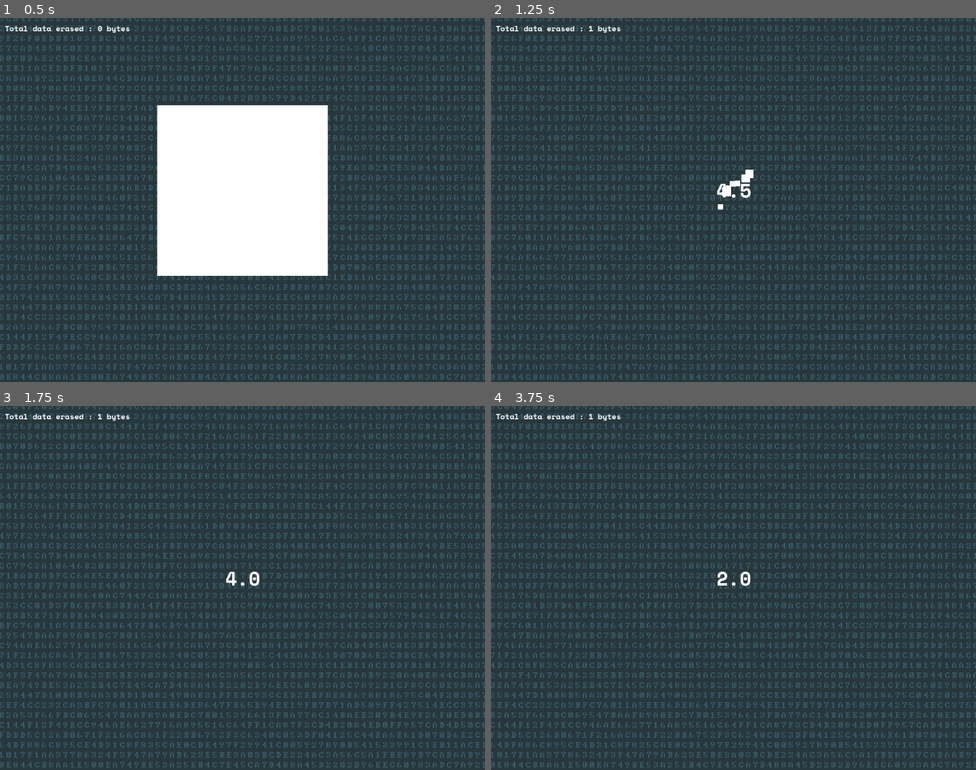
Above: before the commit, frames 1-4 (two rows, left to right).
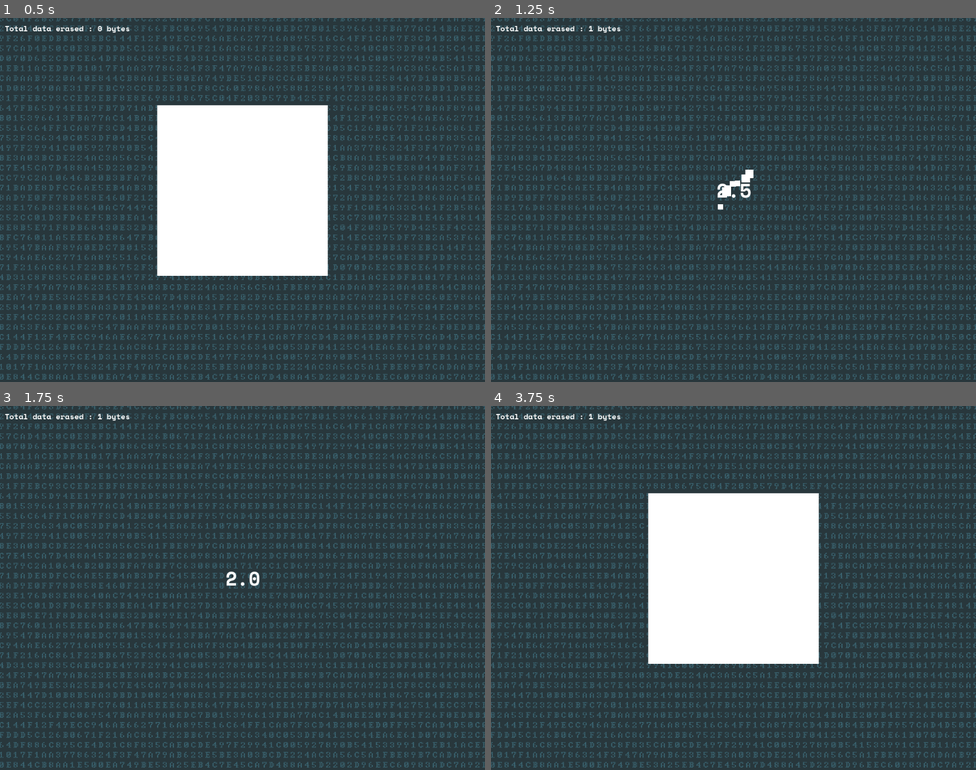
Above: after the commit, the same moments.

Repository: Silvester56/dataphobic
Game: Godot game, scene res://scenes/game.tscn
The game is run twice, just before and just after one commit, with the same random seed, the same clock (stepped at 60 frames per second) and the same inputs.
Inputs (mouse positions are in pixels of both pictures, inside the frame that each line leads up to):
- Up to frame 1 (0.5 s): no input
- Up to frame 2 (1.25 s): tap Enter at 0.5 s; move the mouse to (733, 189) at 0.52 s; click (733, 189) at 0.67 s
- Up to frame 3 (1.75 s): move the mouse to (145, 606) at 1.27 s; click (145, 606) at 1.42 s
- Up to frame 4 (3.75 s): move the mouse to (782, 507) at 2.02 s; click (782, 507) at 2.17 s; tap Space at 2.75 s; move the mouse to (709, 660) at 2.77 s; click (709, 660) at 2.92 s; move the mouse to (879, 642) at 3.52 s; click (879, 642) at 3.67 s

Frame 1 is identical in both runs. In frame 2, less than 0.1% of the frame differs, in the area x 46-49%, y 45-50%; in frame 3, less than 0.1%; in frame 4, 16%, in the area x 32-68%, y 23-71%.

Commit message:
Add swarm feature

Diff:
--- a/scenes/game.tscn
+++ b/scenes/game.tscn
@@ -64,6 +64,73 @@
 script = ExtResource("4_kh1r3")
 Upgrade = ExtResource("5_d5ues")
 
+[node name="Swarm" type="Control" parent="."]
+visible = false
+z_index = 1
+layout_mode = 3
+anchors_preset = 0
+offset_left = 717.0
+offset_top = 475.0
+offset_right = 757.0
+offset_bottom = 515.0
+
+[node name="AvailablePower" type="Label" parent="Swarm"]
+layout_mode = 0
+offset_right = 255.0
+offset_bottom = 24.0
+text = "Available swarm power : 10"
+label_settings = ExtResource("9_7lyuh")
+
+[node name="EraserbotSpeed" type="Label" parent="Swarm"]
+offset_left = 3.0
+offset_top = 45.0
+offset_right = 190.0
+offset_bottom = 69.0
+text = "Eraserbot speed : 0"
+label_settings = ExtResource("9_7lyuh")
+
+[node name="EraserBotDecrease" type="Button" parent="Swarm"]
+layout_mode = 0
+offset_left = 198.0
+offset_top = 43.0
+offset_right = 216.0
+offset_bottom = 74.0
+disabled = true
+text = "-"
+
+[node name="EraserBotIncrease" type="Button" parent="Swarm"]
+layout_mode = 0
+offset_left = 221.0
+offset_top = 43.0
+offset_right = 239.0
+offset_bottom = 74.0
+text = "+"
+
+[node name="SelfReplicationSpeed" type="Label" parent="Swarm"]
+offset_left = 5.0
+offset_top = 82.0
+offset_right = 260.0
+offset_bottom = 106.0
+text = "Self replication speed : 0"
+label_settings = ExtResource("9_7lyuh")
+
+[node name="SelfReplicationDecrease" type="Button" parent="Swarm"]
+layout_mode = 0
+offset_left = 263.0
+offset_top = 80.0
+offset_right = 281.0
+offset_bottom = 111.0
+disabled = true
+text = "-"
+
+[node name="SelfReplicationIncrease" type="Button" parent="Swarm"]
+layout_mode = 0
+offset_left = 286.0
+offset_top = 81.0
+offset_right = 304.0
+offset_bottom = 112.0
+text = "+"
+
 [node name="Background" type="Sprite2D" parent="."]
 texture = ExtResource("2_tty7l")
 centered = false
@@ -89,4 +156,8 @@
 wait_time = 10.0
 
 [connection signal="timeout" from="DataManager/DataSearchingTimer" to="DataManager" method="_on_data_searching_timer_timeout"]
+[connection signal="pressed" from="Swarm/EraserBotDecrease" to="." method="_on_eraser_bot_decrease_pressed"]
+[connection signal="pressed" from="Swarm/EraserBotIncrease" to="." method="_on_eraser_bot_increase_pressed"]
+[connection signal="pressed" from="Swarm/SelfReplicationDecrease" to="." method="_on_self_replication_decrease_pressed"]
+[connection signal="pressed" from="Swarm/SelfReplicationIncrease" to="." method="_on_self_replication_increase_pressed"]
 [connection signal="timeout" from="SelfReplicationTimer" to="." method="_on_self_replication_timer_timeout"]
--- a/scripts/data_manager.gd
+++ b/scripts/data_manager.gd
@@ -3,8 +3,8 @@
 
 var dataHandlingCapacity: int = 1
 var dataRemaining: int = 1
-var dataFetchingTime: float = 5
-var currentlySearching = false
+var dataFetchingTime: float = 3
+var displayDataSearchingTimer = false
 
 func retrieveData():
 	var tmpData
@@ -16,7 +16,7 @@
 			tmpData.setPostionAndScale(j * squareSize - 180, i * squareSize - 180, squareSize)
 			add_child(tmpData)
 	dataRemaining = dataHandlingCapacity
-	currentlySearching = false
+	displayDataSearchingTimer = false
 	$DataSearchingTimerLabel.visible = false
 	$DataSearchingTimer.wait_time = dataFetchingTime
 
@@ -31,6 +31,13 @@
 
 func _on_data_erased(newPosition) -> void:
 	dataRemaining = dataRemaining - 1
+	if dataRemaining == 0:
+		if dataFetchingTime > 0:
+			displayDataSearchingTimer = true
+			$DataSearchingTimer.start()
+			$DataSearchingTimerLabel.visible = true
+		else:
+			retrieveData()
 	$GPUParticles2D.global_position = newPosition
 	$GPUParticles2D.emitting = true
 	get_parent().increaseTotalDataErased()
@@ -46,11 +53,7 @@
 	return result
 
 func _process(delta: float) -> void:
-	if dataRemaining == 0 and !currentlySearching:
-		currentlySearching = true
-		$DataSearchingTimer.start()
-		$DataSearchingTimerLabel.visible = true
-	if currentlySearching:
+	if dataFetchingTime > 0 and displayDataSearchingTimer:
 		$DataSearchingTimerLabel.text = roundingTime($DataSearchingTimer.time_left)
 
 func _on_data_searching_timer_timeout() -> void:
--- a/scripts/game.gd
+++ b/scripts/game.gd
@@ -4,10 +4,14 @@
 
 var totalDataErased: int = 0
 var eraserbotArray: Array = []
-var chargingCapacity: float = 0.25
+var eraserbotSpeed: float = 0
 var selfReplicationEnabled = false
+var selfReplicationSpeed: float = 0
 var percentageOfDevicesInfectedUnits = 0
 var percentageOfDevicesInfectedDecimals = 1
+var maximumSwarmPower = 0
+var availableSwarmPower = 0
+var swarmPowerThresholds = [10, 50, 100, 200, 500, 1000, 5000, 10000, 50000, 100000]
 
 func _process(delta: float) -> void:
 	for i in len(eraserbotArray):
@@ -16,7 +20,7 @@
 				$DataManager.eraseRandomData()
 				eraserbotArray[i].power = 0
 		else:
-			eraserbotArray[i].chargePower(chargingCapacity)
+			eraserbotArray[i].chargePower(0.5 + eraserbotSpeed / 10)
 
 func increaseTotalDataErased() -> void:
 	totalDataErased = totalDataErased + 1
@@ -46,9 +50,51 @@
 		result = "0" + result
 	return result
 
+func turnOnSwarm() -> void:
+	$Swarm.visible = true
+
 func _on_self_replication_timer_timeout() -> void:
 	percentageOfDevicesInfectedDecimals = percentageOfDevicesInfectedDecimals + 1
+	if percentageOfDevicesInfectedDecimals >= swarmPowerThresholds[0]:
+		swarmPowerThresholds.pop_front()
+		maximumSwarmPower = maximumSwarmPower + 10
+		availableSwarmPower = availableSwarmPower + 10
 	if percentageOfDevicesInfectedDecimals >= 1000000:
 		percentageOfDevicesInfectedUnits = percentageOfDevicesInfectedUnits + 1
 		percentageOfDevicesInfectedDecimals = 0
 	$PercentageOfDevicesInfected.text = "Percentage of devices infected : " + str(percentageOfDevicesInfectedUnits) + "." + paddingPercent(percentageOfDevicesInfectedDecimals) + "%"
+
+func updateSwarmLabelAndButtons() -> void:
+	$Swarm/EraserBotIncrease.disabled = availableSwarmPower == 0
+	$Swarm/SelfReplicationIncrease.disabled = availableSwarmPower == 0
+	$Swarm/EraserBotDecrease.disabled = eraserbotSpeed == 0
+	$Swarm/SelfReplicationDecrease.disabled = selfReplicationSpeed == 0
+	$Swarm/AvailablePower.text = "Available swarm power : " + str(availableSwarmPower) + "/" + str(maximumSwarmPower)
+	$Swarm/EraserbotSpeed.text = "Eraserbot boost : " + str(eraserbotSpeed)
+	$Swarm/SelfReplicationSpeed.text = "Self replication boost : " + str(selfReplicationSpeed)
+
+func _on_eraser_bot_decrease_pressed() -> void:
+	availableSwarmPower = availableSwarmPower + 1
+	eraserbotSpeed = eraserbotSpeed - 1
+	$Swarm/EraserBotIncrease.disabled = false
+	updateSwarmLabelAndButtons()
+
+func _on_eraser_bot_increase_pressed() -> void:
+	availableSwarmPower = availableSwarmPower - 1
+	eraserbotSpeed = eraserbotSpeed + 1
+	$Swarm/EraserBotDecrease.disabled = false
+	updateSwarmLabelAndButtons()
+
+func _on_self_replication_decrease_pressed() -> void:
+	availableSwarmPower = availableSwarmPower + 1
+	selfReplicationSpeed = selfReplicationSpeed - 1
+	$SelfReplicationTimer.wait_time = 10 - selfReplicationSpeed
+	$Swarm/SelfReplicationIncrease.disabled = false
+	updateSwarmLabelAndButtons()
+
+func _on_self_replication_increase_pressed() -> void:
+	availableSwarmPower = availableSwarmPower - 1
+	selfReplicationSpeed = selfReplicationSpeed + 1
+	$SelfReplicationTimer.wait_time = 10 - selfReplicationSpeed / 2
+	$Swarm/SelfReplicationDecrease.disabled = false
+	updateSwarmLabelAndButtons()
--- a/scripts/upgrade_manager.gd
+++ b/scripts/upgrade_manager.gd
@@ -6,10 +6,13 @@
 	GRID_SIZE,
 	FETCH_FASTER,
 	AUTO_CLICK,
-	SELF_REPLICATION
+	SELF_REPLICATION,
+	SWARM
 }
 
 var gridSizeArray = [4, 9, 16, 25, 36, 64]
+var swarmPower = 0
+var swarmEnabled = false
 
 func createUpgrade(buttonText, labelText, identifier):
 	var result = Upgrade.instantiate()
@@ -20,14 +23,19 @@
 func handleDataErased(totalDataErased) -> void:
 	if totalDataErased == 4:
 		add_child(createUpgrade("2x2 grid", "Fetch 4 data blocks at once", upgradeId.GRID_SIZE))
+	if totalDataErased == 16:
+		add_child(createUpgrade("Anti-lag", "Fetch data blocks slightly faster", upgradeId.FETCH_FASTER))
 	if totalDataErased == 32:
-		add_child(createUpgrade("Anti-lag", "Fetch data blocks slightly faster", upgradeId.FETCH_FASTER))
+		add_child(createUpgrade("Eraserbot", "Autoclick on random data blocks", upgradeId.AUTO_CLICK))
 	if totalDataErased == 48:
+		add_child(createUpgrade("3x3 grid", "Fetch 9 data blocks at once", upgradeId.GRID_SIZE))
+	if totalDataErased == 64:
+		add_child(createUpgrade("Self replication", "Learn to make copies of yourself", upgradeId.SELF_REPLICATION))
+	if totalDataErased == 128:
 		add_child(createUpgrade("Eraserbot", "Autoclick on random data blocks", upgradeId.AUTO_CLICK))
-	if totalDataErased == 64:
-		add_child(createUpgrade("3x3 grid", "Fetch 9 data blocks at once", upgradeId.GRID_SIZE))
-	if totalDataErased == 128:
-		add_child(createUpgrade("Self replication", "Learn to make copies of yourself", upgradeId.SELF_REPLICATION))
+	if totalDataErased >= 192 and get_parent().maximumSwarmPower > 0 and !swarmEnabled:
+		add_child(createUpgrade("Swarm", "Use infected devices for thinking power", upgradeId.SWARM))
+		swarmEnabled = true
 
 func _on_upgrade_purchased(upgradeIdentifier) -> void:
 	if upgradeIdentifier == upgradeId.GRID_SIZE:
@@ -38,3 +46,5 @@
 		get_parent().addEraserbot()
 	if upgradeIdentifier == upgradeId.SELF_REPLICATION:
 		get_parent().turnOnSelfReplication()
+	if upgradeIdentifier == upgradeId.SWARM:
+		get_parent().turnOnSwarm()
